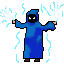
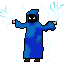
Before/after of a 64px x 64px layered artwork. What changed in the layer stack:
added layer "Layer 2" (20%) above "Layer 1" over <box>2,3,64,63</box>
painted on "Layer 1" over <box>2,3,63,63</box>
